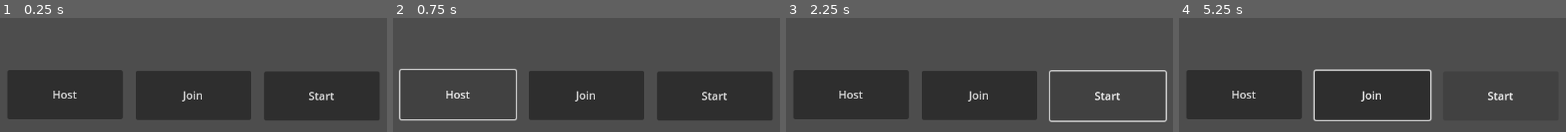
Above: before the commit, frames 1-4 (left to right).
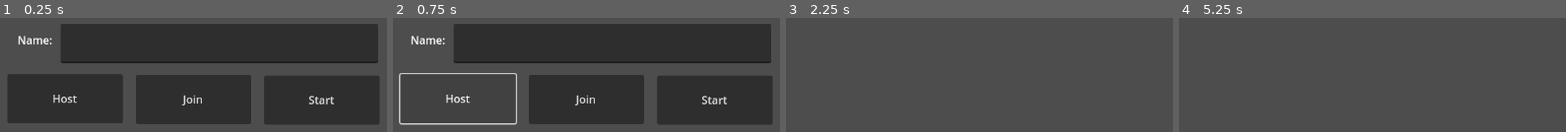
Above: after the commit, the same moments.

Repository: bsibb22/SwampHacks-X
Game: Godot game, scene res://MultiplayerControl.tscn
The game is run twice, just before and just after one commit, with the same random seed, the same clock (stepped at 60 frames per second) and the same inputs. This scene is started directly instead of the project's main scene.
Inputs (mouse positions are in pixels of both pictures, inside the frame that each line leads up to):
- Up to frame 1 (0.25 s): no input
- Up to frame 2 (0.75 s): click "Host" at 0.5 s
- Up to frame 3 (2.25 s): click "Join" at 1.25 s; click "Start" at 2 s
- Up to frame 4 (5.25 s): click (1500, 95) at 2.75 s, where only the run before the commit has a clickable "Start"; tap Enter (ui_accept) at 3.5, 3.6, 3.77, 4.07, 4.25, 4.35, 4.52, 4.82, 5, 5.1 s; hold Right (ui_right) 3.53-5.03 s; hold Left (ui_left) from 5.03 s (still down)

The runs differ from the first frame. In frame 1, 35% of the frame differs, in the area x 2-98%, y 5-94%; in frame 2, 35%; in frame 3, 27%; in frame 4, 27%.
Error before the commit: Invalid operands 'String' and 'int' in operator '+'. (res://MultiplayerController.gd:35)
Error after the commit: Invalid operands 'String' and 'int' in operator '+'. (res://MultiplayerController.gd:55)

Commit message:
Players can connect with eachother
Trouble syncing players

Diff:
--- /dev/null
+++ b/GameManager.gd
@@ -0,0 +1,12 @@
+extends Node
+
+var Players = {}
+
+# Called when the node enters the scene tree for the first time.
+func _ready() -> void:
+	pass # Replace with function body.
+
+
+# Called every frame. 'delta' is the elapsed time since the previous frame.
+func _process(delta: float) -> void:
+	pass
--- a/MultiplayerControl.tscn
+++ b/MultiplayerControl.tscn
@@ -14,24 +14,39 @@
 [node name="Host" type="Button" parent="."]
 layout_mode = 0
 offset_left = 266.0
-offset_top = 130.0
+offset_top = 136.0
 offset_right = 435.0
-offset_bottom = 202.0
+offset_bottom = 208.0
 text = "Host"
 
 [node name="Join" type="Button" parent="."]
 offset_left = 454.0
-offset_top = 131.0
+offset_top = 137.0
 offset_right = 623.0
-offset_bottom = 203.0
+offset_bottom = 209.0
 text = "Join"
 
 [node name="Start" type="Button" parent="."]
 offset_left = 642.0
-offset_top = 132.0
+offset_top = 138.0
 offset_right = 811.0
-offset_bottom = 204.0
+offset_bottom = 210.0
 text = "Start"
+
+[node name="LineEdit" type="LineEdit" parent="."]
+layout_mode = 0
+offset_left = 344.0
+offset_top = 62.0
+offset_right = 809.0
+offset_bottom = 120.0
+
+[node name="Label" type="Label" parent="."]
+layout_mode = 0
+offset_left = 281.0
+offset_top = 74.0
+offset_right = 341.0
+offset_bottom = 100.0
+text = "Name:"
 
 [connection signal="button_down" from="Host" to="." method="_on_host_button_down"]
 [connection signal="button_down" from="Join" to="." method="_on_join_button_down"]
--- a/MultiplayerController.gd
+++ b/MultiplayerController.gd
@@ -2,6 +2,7 @@
 
 @export var Address = "127.0.0.1"
 @export var port = 8910
+var peer
 
 # Called when the node enters the scene tree for the first time.
 func _ready() -> void:
@@ -17,31 +18,57 @@
 	pass
 
 func player_connected(id) -> void:
-	print("Player Connected " + id)
+	print("Player Connected " + str(id))
 
 func player_disconnected(id) -> void:
 	print("Player Disconnected " + id)
 
-func connected_to_server(id) -> void:
-	print("Connected to Server " + id)
+func connected_to_server() -> void:
+	print("Connected to Server")
+	SendPlayerInformation.rpc_id(1, $LineEdit.text, multiplayer.get_unique_id())
 
-func connection_failed(id) -> void:
-	print("Connection Failed " + id)
+func connection_failed() -> void:
+	print("Connection Failed")
+
+@rpc("any_peer", "call_local")
+func StartGame() -> void:
+	var scene = load("res://test_scene.tscn").instantiate()
+	get_tree().root.add_child(scene)
+	self.hide()
+
+@rpc("any_peer")
+func SendPlayerInformation(name, id):
+	if !GameManager.Players.has(id):
+		GameManager.Players[id] = {
+			"name" : name,
+			"id" : id
+		}
+
+	if multiplayer.is_server():
+		for i in GameManager.Players:
+			SendPlayerInformation.rpc(GameManager.Players[i].name, i)
 
 func _on_host_button_down() -> void:
-	var peer = ENetMultiplayerPeer.new()
+	peer = ENetMultiplayerPeer.new()
 	var error = peer.create_server(port, 8)
 	if error != OK:
 		print("Cannot host: " + error)
 		return
 	peer.get_host().compress(ENetConnection.COMPRESS_RANGE_CODER)
 	multiplayer.set_multiplayer_peer(peer)
+	print("Waiting for Players")
+	SendPlayerInformation($LineEdit.text, multiplayer.get_unique_id())
 	pass # Replace with function body.
 
 
 func _on_join_button_down() -> void:
+	peer = ENetMultiplayerPeer.new()
+	peer.create_client(Address, port)
+	peer.get_host().compress(ENetConnection.COMPRESS_RANGE_CODER)
+	multiplayer.set_multiplayer_peer(peer)
 	pass # Replace with function body.
 
 
 func _on_start_button_down() -> void:
+	StartGame.rpc()
 	pass # Replace with function body.
--- /dev/null
+++ b/SceneManager.gd
@@ -0,0 +1,21 @@
+extends Node2D
+
+@export var PlayerScene : PackedScene
+
+# Called when the node enters the scene tree for the first time.
+func _ready() -> void:
+	var index = 0
+	for i in GameManager.Players:
+		var currentPlayer = PlayerScene.instantiate()
+		currentPlayer.name = str(GameManager.Players[i].id)
+		add_child(currentPlayer)
+		for spawn in get_tree().get_nodes_in_group("PlayerSpawnPoint"):
+			if spawn.name == str(index):
+				currentPlayer.global_position = spawn.global_position
+		index += 1
+	pass # Replace with function body.
+
+
+# Called every frame. 'delta' is the elapsed time since the previous frame.
+func _process(delta: float) -> void:
+	pass
--- a/player.gd
+++ b/player.gd
@@ -4,22 +4,29 @@
 const SPEED = 300.0
 const JUMP_VELOCITY = -400.0
 
+func _ready():
+	$MultiplayerSynchronizer.set_multiplayer_authority(str(name).to_int())
+	print(str(str(name).to_int()))
+
 
 func _physics_process(delta: float) -> void:
-	# Add the gravity.
-	if not is_on_floor():
-		velocity += get_gravity() * delta
+	#print("Player ID: " + str(multiplayer.get_unique_id()) + "\nAuth ID: " + str($MultiplayerSynchronizer.get_multiplayer_authority()))
+	if $MultiplayerSynchronizer.get_multiplayer_authority() == multiplayer.get_unique_id():
+		#print("Player ID In LOOP: " + str(multiplayer.get_unique_id()))
+		# Add the gravity.
+		if not is_on_floor():
+			velocity += get_gravity() * delta
 
-	# Handle jump.
-	if Input.is_action_just_pressed("ui_accept") and is_on_floor():
-		velocity.y = JUMP_VELOCITY
+		# Handle jump.
+		if Input.is_action_just_pressed("ui_accept") and is_on_floor():
+			velocity.y = JUMP_VELOCITY
 
-	# Get the input direction and handle the movement/deceleration.
-	# As good practice, you should replace UI actions with custom gameplay actions.
-	var direction := Input.get_axis("ui_left", "ui_right")
-	if direction:
-		velocity.x = direction * SPEED
-	else:
-		velocity.x = move_toward(velocity.x, 0, SPEED)
+		# Get the input direction and handle the movement/deceleration.
+		# As good practice, you should replace UI actions with custom gameplay actions.
+		var direction := Input.get_axis("ui_left", "ui_right")
+		if direction:
+			velocity.x = direction * SPEED
+		else:
+			velocity.x = move_toward(velocity.x, 0, SPEED)
 
-	move_and_slide()
+		move_and_slide()
--- a/player.tscn
+++ b/player.tscn
@@ -1,9 +1,14 @@
-[gd_scene load_steps=4 format=3 uid="uid://502ny7i1k77s"]
+[gd_scene load_steps=5 format=3 uid="uid://502ny7i1k77s"]
 
 [ext_resource type="Script" path="res://player.gd" id="1_coi0m"]
 [ext_resource type="Texture2D" uid="uid://dgytra0ucktiv" path="res://walter.jpeg" id="2_r36rc"]
 
 [sub_resource type="RectangleShape2D" id="RectangleShape2D_owfnj"]
+
+[sub_resource type="SceneReplicationConfig" id="SceneReplicationConfig_snxa0"]
+properties/0/path = NodePath(".:position")
+properties/0/spawn = true
+properties/0/replication_mode = 1
 
 [node name="player" type="CharacterBody2D"]
 script = ExtResource("1_coi0m")
@@ -18,3 +23,6 @@
 position = Vector2(-3.79999, 32.5125)
 scale = Vector2(0.187, 0.155)
 texture = ExtResource("2_r36rc")
+
+[node name="MultiplayerSynchronizer" type="MultiplayerSynchronizer" parent="."]
+replication_config = SubResource("SceneReplicationConfig_snxa0")
--- a/project.godot
+++ b/project.godot
@@ -14,6 +14,10 @@
 run/main_scene="res://test_scene.tscn"
 config/features=PackedStringArray("4.3", "Mobile")
 
+[autoload]
+
+GameManager="*res://GameManager.gd"
+
 [rendering]
 
 renderer/rendering_method="mobile"
--- a/test_scene.tscn
+++ b/test_scene.tscn
@@ -1,6 +1,7 @@
-[gd_scene load_steps=4 format=3 uid="uid://bfy67euh7b35b"]
+[gd_scene load_steps=5 format=3 uid="uid://bfy67euh7b35b"]
 
 [ext_resource type="Texture2D" uid="uid://c7r0hec26k2tq" path="res://Sprites/ace.png" id="1_3r10f"]
+[ext_resource type="Script" path="res://SceneManager.gd" id="1_o2twf"]
 [ext_resource type="PackedScene" uid="uid://502ny7i1k77s" path="res://player.tscn" id="2_id8ck"]
 
 [sub_resource type="RectangleShape2D" id="RectangleShape2D_bua2i"]
@@ -8,6 +9,8 @@
 
 [node name="Node2D" type="Node2D"]
 position = Vector2(-48, -36)
+script = ExtResource("1_o2twf")
+PlayerScene = ExtResource("2_id8ck")
 
 [node name="StaticBody2D" type="StaticBody2D" parent="."]
 
@@ -21,5 +24,8 @@
 scale = Vector2(2.90444, 0.2275)
 texture = ExtResource("1_3r10f")
 
-[node name="player" parent="." instance=ExtResource("2_id8ck")]
-position = Vector2(1752, 853)
+[node name="0" type="Node2D" parent="." groups=["PlayerSpawnPoint"]]
+position = Vector2(3123, 1177)
+
+[node name="1" type="Node2D" parent="." groups=["PlayerSpawnPoint"]]
+position = Vector2(1310, 1158)
